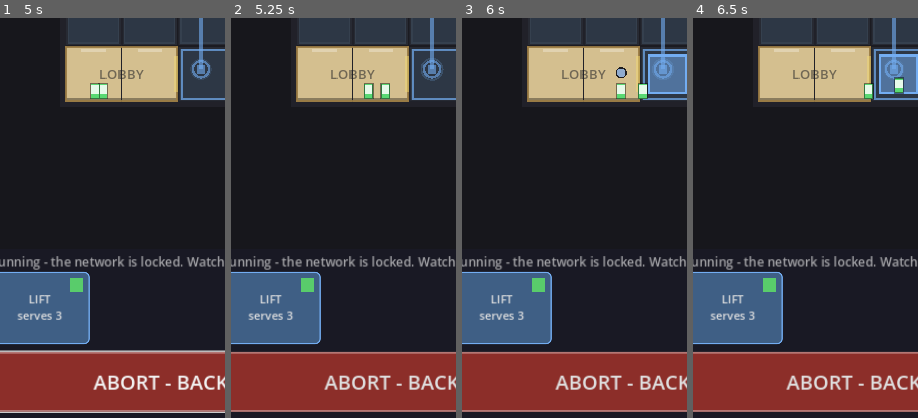
Above: before the commit, frames 1-4 (left to right).
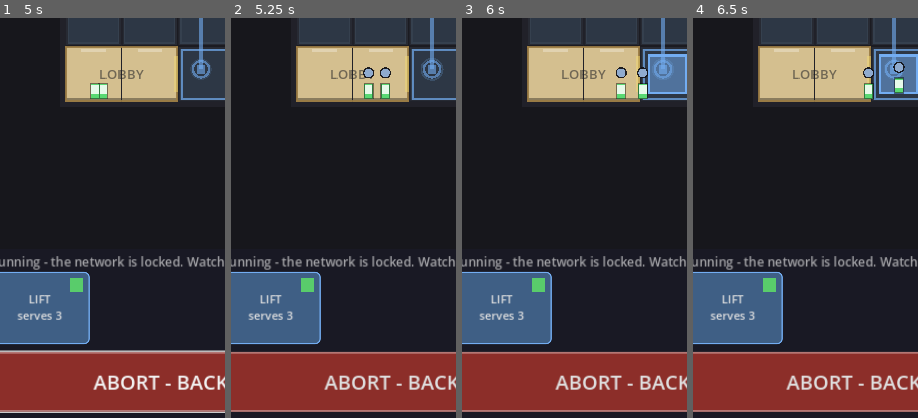
Above: after the commit, the same moments.

Repository: AlexEltonPym/elevator_game
Game: Godot game, scene res://scenes/v5_select.tscn
Two runs of this game, one before a commit and one after it. Both use one fixed random seed, a clock stepped at 60 frames per second and the inputs below.
Inputs:
- Up to frame 1 (5 s): click "<" at 0.5 s; click ">" at 1.25 s; click "T-1 FIRST RUN" at 2 s; click "LEVELS" at 2.75 s; click "SOL UTION" at 3.5 s; click "RUN" at 4.25 s
- Up to frame 2 (5.25 s): click "5x" at 5 s
- Up to frame 3 (6 s): click "1x" at 5.75 s
- Up to frame 4 (6.5 s): no input
The pictures show only the part of the screen within x 4-54%, y 50-100%; the shares and areas given below are measured in that part.

Frame 1 is identical in both runs. In frame 2, 0.2% of the frame differs, in the area x 58-72%, y 12-15%; in frame 3, 0.1%; in frame 4, 0.2%.

Commit message:
Cut the express speed heatmap; destination pip shows for the whole trip
- Removed car5._draw_speed entirely (the express motion streaks / afterimage ghosts /
  top-speed glow) - the "heatmap" on fast lifts.
- The destination pip now appears when a rider first queues up (activated) and stays
  through boarding, riding and transfers, vanishing only once they arrive (the
  post-served between-dwell). Was shown only while standing in the queue. Radius scales
  with the in-car depth shrink.

Render-only: smoke ALL PASS, fingerprint stays 36788070.

Co-Authored-By: Claude Opus 4.8 <noreply@anthropic.com>

Diff:
--- a/scripts/v5/car5.gd
+++ b/scripts/v5/car5.gd
@@ -655,46 +655,3 @@
 	if waiting_gate:
 		var pulse := 0.5 + 0.5 * sin(vis_t * 6.0)
 		draw_rect(body.grow(3.0), Color(0.95, 0.8, 0.3, 0.35 + 0.4 * pulse), false, 3.0)
-	_draw_speed(body, half)
-
-
-## ACCELERATION viz: live speed drawn as motion streaks trailing the car (plus a warm
-## "at full efficiency" glow as it nears top speed). The point is SOFT — a car may stop
-## anywhere, but every stop throws all this momentum away and rebuilds it slowly, so the
-## viz makes skipping-to-stay-fast read as the efficient play. Length + opacity track
-## vel/speed: a long skip-run streaks hard; a car braked at a dock shows nothing.
-func _draw_speed(body: Rect2, half: float) -> void:
-	if not running() or speed <= 0.0:
-		return
-	# Motion blur is an EXPRESS-only, TOP-SPEED-only effect: a normal-speed lift never
-	# blurs (even flat out), and a fast lift only blurs in the top slice of its OWN
-	# range — so the streaks always read as "the express is really flying now".
-	if speed <= STANDARD_SPEED:
-		return
-	var spd := clampf(vel / speed, 0.0, 1.0)
-	var hot := clampf((spd - 0.85) / 0.15, 0.0, 1.0)
-	if hot <= 0.0:
-		return
-	# Travel direction in world space (the node isn't rotated, so world == local here).
-	var seg_from := Grid5.cell_center(route.cells[idx])
-	var seg_to := Grid5.cell_center(route.cells[_wrap_idx(idx + dir)])
-	var tdir := seg_to - seg_from
-	tdir = tdir.normalized() if tdir.length() > 0.01 else Vector2(0.0, -1.0)
-	var back := -tdir # trails OPPOSITE travel
-	# Afterimage ghosts: fading copies of the car trailing behind, spread wider the
-	# faster it goes. This is the loud, unmistakable "it's at top speed" read.
-	var spread := 16.0 + 52.0 * hot
-	for i in [3, 2, 1]:
-		var t := float(i) / 3.0
-		var off := back * spread * t
-		draw_rect(Rect2(body.position + off, body.size),
-				Color(color.lightened(0.35), 0.34 * hot * (1.0 - 0.55 * t)))
-	# Bold motion streaks flanking the car.
-	var perp := Vector2(-back.y, back.x)
-	var col_s := Color(color.lightened(0.6), 0.35 + 0.55 * hot)
-	var slen := 22.0 + 46.0 * hot
-	for k in 3:
-		var base := perp * (half - 2.0) * float(k - 1)
-		draw_line(base, base + back * slen, col_s, 4.0)
-	# Warm top-speed glow, brightening as it maxes out (full momentum banked).
-	draw_rect(body.grow(3.0), Color(1.0, 0.9, 0.55, 0.15 + 0.4 * hot), false, 4.0)
--- a/scripts/v5/passenger5.gd
+++ b/scripts/v5/passenger5.gd
@@ -524,14 +524,15 @@
 		draw_rect(body, Color(0, 0, 0, 0.45), false, 2.0)
 		draw_rect(Rect2(Vector2(-bw / 2.0 + 1.0, feet - 21.0), Vector2(bw - 2.0, 13.0)),
 				Color(1, 1, 1, 0.85))
-	# Destination blob above the head: a disc in the DESTINATION room's colour — no
-	# letter (too little resolution for one, and the room colour already says where
-	# they're headed). Shown ONLY while standing in the queue. (Later: fade / flash /
-	# clock-wipe on this blob to signal dwindling patience.)
-	if is_waiting_to_board():
+	# Destination blob above the head: a disc in the (FINAL) DESTINATION room's colour — no
+	# letter (too little resolution for one, and the room colour already says where they're
+	# headed). Shown for the WHOLE trip — it appears when they first queue up (activated) and
+	# stays through boarding, riding and transfers, only vanishing once they ARRIVE (the
+	# between-dwell after being served) or the trip ends.
+	if active and activated and not between:
 		var badge_y := feet - side - 6.0
-		draw_circle(Vector2(0, badge_y), 9.0, Color(0.08, 0.08, 0.10, 0.95))  # dark border ring
-		draw_circle(Vector2(0, badge_y), 7.0, Grid5.room_color(dest_room))
+		draw_circle(Vector2(0, badge_y), 9.0 * rs, Color(0.08, 0.08, 0.10, 0.95))  # dark border ring
+		draw_circle(Vector2(0, badge_y), 7.0 * rs, Grid5.room_color(dest_room))
 	if no_path and activated and not between and riding == null:
 		var by := -32.0
 		draw_circle(Vector2(0, by), 9.0, Color(1, 1, 1, 0.92))
